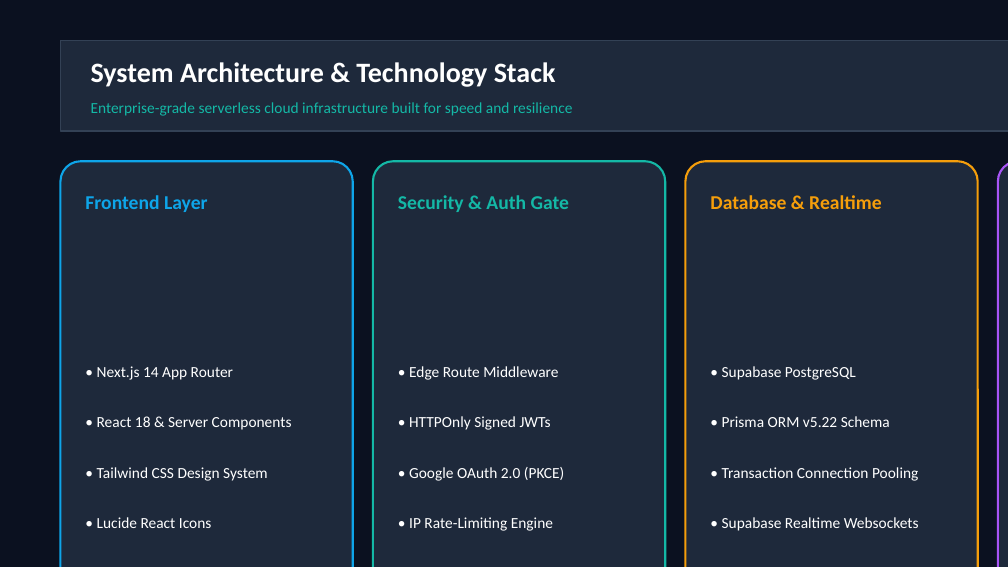
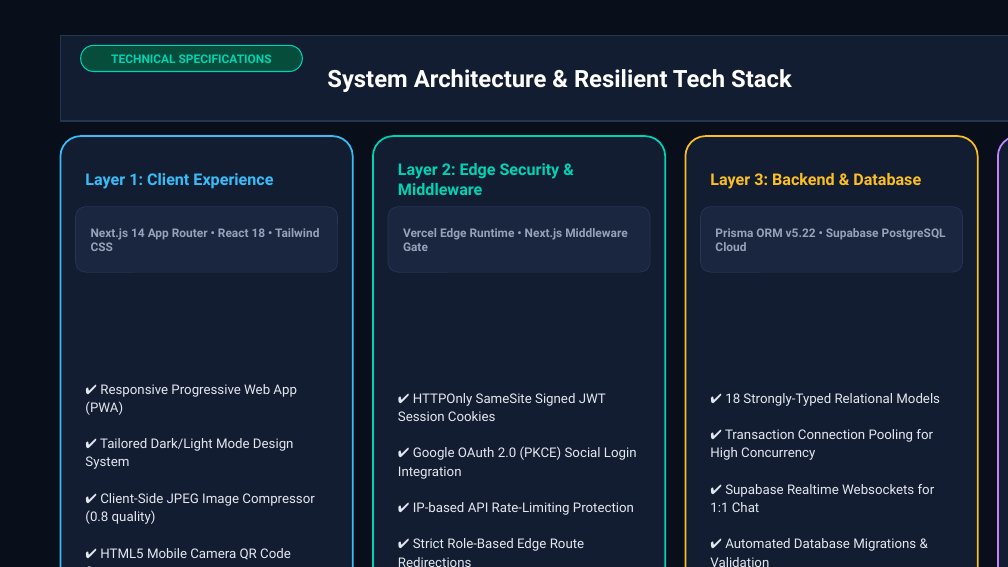
Before and after one commit to Bhuvan2402-bhuvan/erp1, a slide deck: slide 3 of VVITU_NSS_ERP_Presentation.pptx. Drawn at 1008x567 pixels with LibreOffice and Linux fonts; fonts in the diff are those of the drawing. Boxes give left, top, right and bottom in pixels: in the first picture for what was removed or moved away, otherwise in the second. Text is boxed around its words. In the diff, an @@ line names an element or a change of style, - is before the commit and + after.

```diff
--- a/VVITU_NSS_ERP_Presentation.pptx
+++ b/VVITU_NSS_ERP_Presentation.pptx
@@ background #0B1120 to #080E1A @@
@@ rectangle: place and size @@
-rectangle at [60, 40, 1008, 131]
+rectangle at [60, 35, 1008, 121]
@@ rectangle at [60, 35, 1008, 121]: fill #1E293B to #131D31; outline #334155 1 pt to #253554 1 pt @@
@@ rounded rectangle added at [81, 45, 302, 72], fill #064E3B, outline #00D2B4 0.75 pt @@
@@ text added at [111, 54, 272, 63], 8.5 pt, text #00D2B4, bold @@
+TECHNICAL SPECIFICATIONS
@@ text at [327, 69, 792, 92]: text changed; size 20 to 17 pt; font Calibri to Roboto @@
-System Architecture & Technology Stack
+System Architecture & Resilient Tech Stack
@@ text removed at [91, 102, 572, 116] @@
-Enterprise-grade serverless cloud infrastructure built for speed and resilience
@@ rounded rectangle: place and size @@
-rounded rectangle at [60, 161, 353, 567]
+rounded rectangle at [60, 136, 353, 567]
@@ rounded rectangle at [60, 136, 353, 567]: fill #1E293B to #131D31; outline #0EA5E9 1.5 pt to #38BDF8 1.25 pt @@
@@ rounded rectangle: place and size @@
-rounded rectangle at [373, 161, 665, 567]
+rounded rectangle at [373, 136, 665, 567]
@@ rounded rectangle at [373, 136, 665, 567]: fill #1E293B to #131D31; outline #14B8A6 1.5 pt to #00D2B4 1.25 pt @@
@@ rounded rectangle: place and size @@
-rounded rectangle at [685, 161, 978, 567]
+rounded rectangle at [685, 136, 978, 567]
@@ rounded rectangle at [685, 136, 978, 567]: fill #1E293B to #131D31; outline #F59E0B 1.5 pt to #FBBF24 1.25 pt @@
@@ rounded rectangle: place and size @@
-rounded rectangle at [998, 161, 1008, 567]
+rounded rectangle at [998, 136, 1008, 567]
@@ rounded rectangle at [998, 136, 1008, 567]: fill #1E293B to #131D31; outline #A855F7 1.5 pt to #C084FC 1.25 pt @@
@@ text at [85, 173, 273, 189]: text changed; size 14 to 11.5 pt; font Calibri to Roboto; text colour #0EA5E9 to #38BDF8 @@
-Frontend Layer
+Layer 1: Client Experience
@@ text at [398, 163, 560, 195]: text changed; size 14 to 11.5 pt; font Calibri to Roboto; text colour #14B8A6 to #00D2B4 @@
-Security & Auth Gate
+Layer 2: Edge Security & Middleware
@@ text at [710, 173, 921, 189]: text changed; size 14 to 11.5 pt; font Calibri to Roboto; text colour #F59E0B to #FBBF24 @@
-Database & Realtime
+Layer 3: Backend & Database
@@ rounded rectangle added at [76, 207, 338, 272], fill #1A2640, outline #253554 0.5 pt @@
@@ rounded rectangle added at [388, 207, 650, 272], fill #1A2640, outline #253554 0.5 pt @@
@@ rounded rectangle added at [701, 207, 963, 272], fill #1A2640, outline #253554 0.5 pt @@
@@ text at [91, 228, 319, 251]: text changed; size 11 to 8.5 pt; font Calibri to Roboto; text colour #FFFFFF to #94A3B8; bold on @@
-• Next.js 14 App Router
-• React 18 & Server Components
-• Tailwind CSS Design System
-• Lucide React Icons
+Next.js 14 App Router • React 18 • Tailwind CSS
@@ text added at [403, 228, 627, 251], 8.5 pt, text #94A3B8, bold @@
+Vercel Edge Runtime • Next.js Middleware Gate
@@ text added at [715, 228, 946, 251], 8.5 pt, text #94A3B8, bold @@
+Prisma ORM v5.22 • Supabase PostgreSQL Cloud
@@ text added at [85, 384, 314, 560], 9.5 pt, text #E2E8F0 @@
+✔ Responsive Progressive Web App (PWA)
+✔ Tailored Dark/Light Mode Design System
+✔ Client-Side JPEG Image Compressor (0.8 quality)
+✔ HTML5 Mobile Camera QR Code Scanner
@@ text at [398, 393, 637, 551]: text changed; size 11 to 9.5 pt; font Calibri to Roboto; text colour #FFFFFF to #E2E8F0 @@
-• Edge Route Middleware
-• HTTPOnly Signed JWTs
-• Google OAuth 2.0 (PKCE)
-• IP Rate-Limiting Engine
+✔ HTTPOnly SameSite Signed JWT Session Cookies
+✔ Google OAuth 2.0 (PKCE) Social Login Integration
+✔ IP-based API Rate-Limiting Protection
+✔ Strict Role-Based Edge Route Redirections
@@ text at [710, 393, 940, 551]: text changed; size 11 to 9.5 pt; font Calibri to Roboto; text colour #FFFFFF to #E2E8F0 @@
-• Supabase PostgreSQL
-• Prisma ORM v5.22 Schema
-• Transaction Connection Pooling
-• Supabase Realtime Websockets
+✔ 18 Strongly-Typed Relational Models
+✔ Transaction Connection Pooling for High Concurrency
+✔ Supabase Realtime Websockets for 1:1 Chat
+✔ Automated Database Migrations & Validation
```
Also in this commit, not shown: 9 other slides changed, 2 slides added, 2 slides removed, 1 other file.
